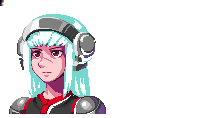
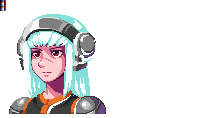
Revision of a layered 200px x 118px image; what changed, layer by layer:
painted on "crop to this and then save" over [left=0, top=0, right=6, bottom=11]
